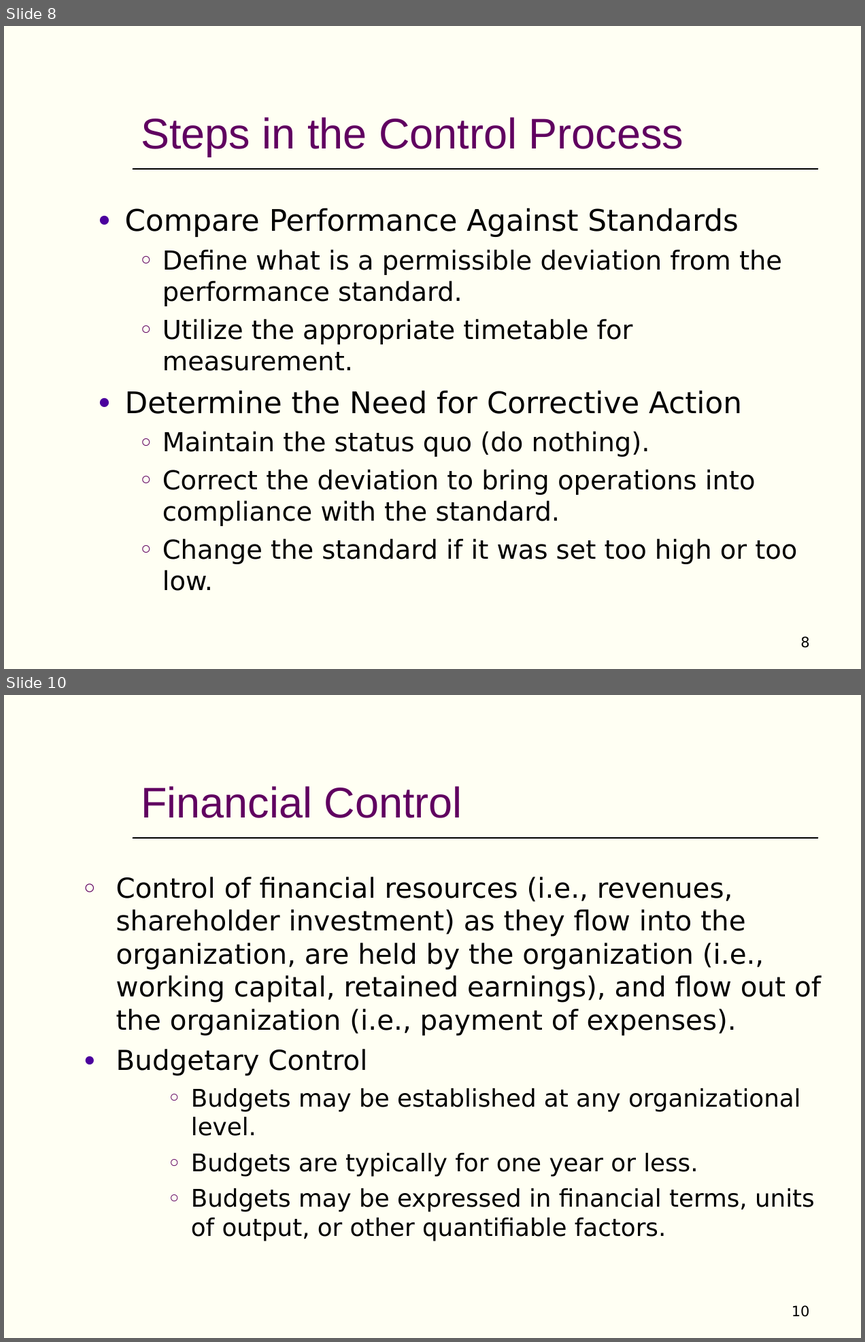
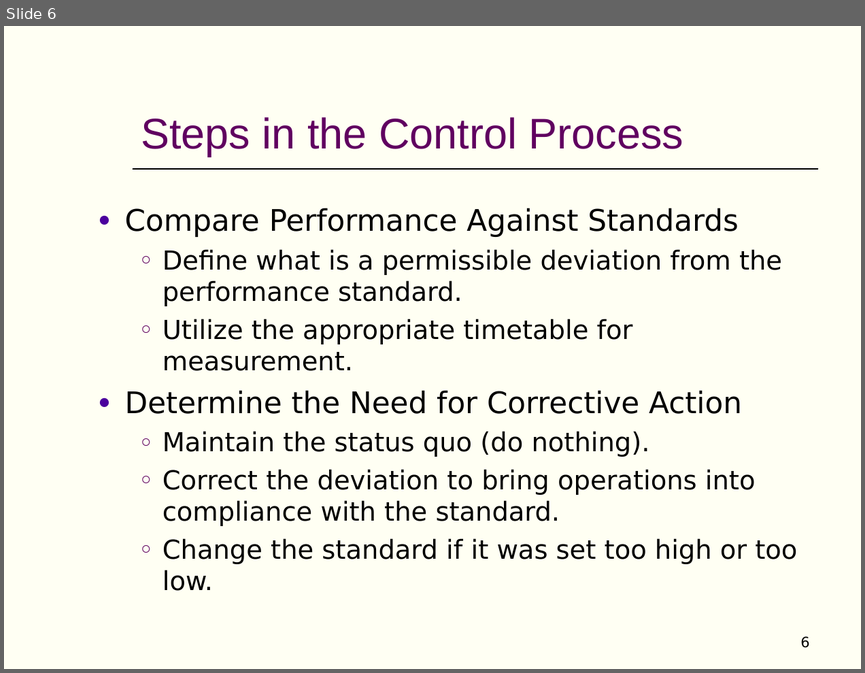
Before and after one commit to AbdullahRFA/3_2_ALL_Resources, a slide deck: Management & Accounting /Management/Chapter-20 (MGT) (Short).ppt. Shown one above the other, each under a label of ours: slides 8 and 10 before the commit, slide 6 after it; the slides between them are not shown. The pictures are 865x1342 and 865x673 pixels, drawn with LibreOffice and Linux fonts; fonts in the diff are those of the drawing. Boxes give left, top, right and bottom in pixels: in the first picture for what was removed or moved away, otherwise in the second. Text is boxed around its words. In the diff, an @@ line names an element or a change of style, - is before the commit and + after.

```diff
--- a/Management & Accounting /Management/Chapter-20 (MGT) (Short).ppt
+++ b/Management & Accounting /Management/Chapter-20 (MGT) (Short).ppt
@@ slide 10 removed at (4, 695, 861, 1338), background #FFFFF3; not listed: 3 template elements that a slide beside it also shows @@
@@ title removed at (141, 786, 462, 818) @@
-Financial Control
@@ text removed at (116, 877, 821, 1241) @@
-  ○ Control of financial resources (i.e., revenues, shareholder investment) as they flow into the organization, are held by the organization (i.e., working capital, retained earnings), and flow out of the organization (i.e., payment of expenses).
-  ● Budgetary Control
-    ○ Budgets may be established at any organizational level.
-    ○ Budgets are typically for one year or less.
-    ○ Budgets may be expressed in financial terms, units of output, or other quantifiable factors.
@@ page number removed at (791, 1305, 810, 1317) @@
-10
@@ what was slide 8 is now slide 6 @@
@@ page number at (800, 636, 809, 648): text changed @@
-8
+6
```
Also in this commit, not shown: 2 slides changed, 3 other slides removed, 7 other files.
